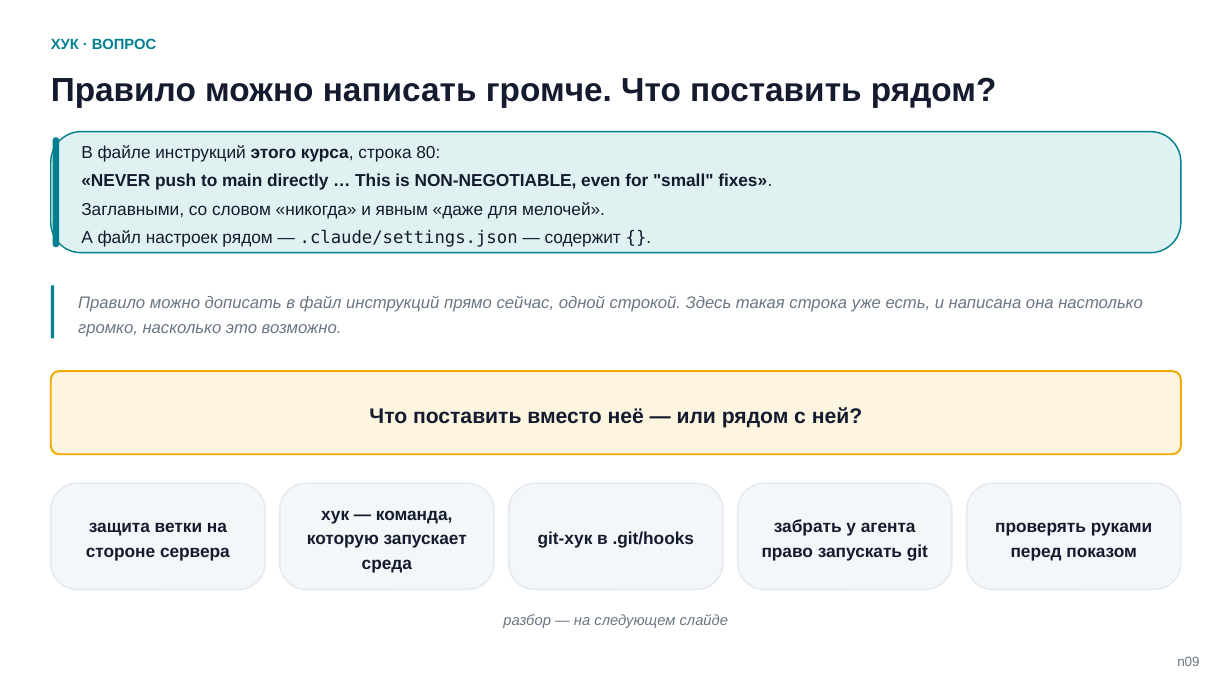
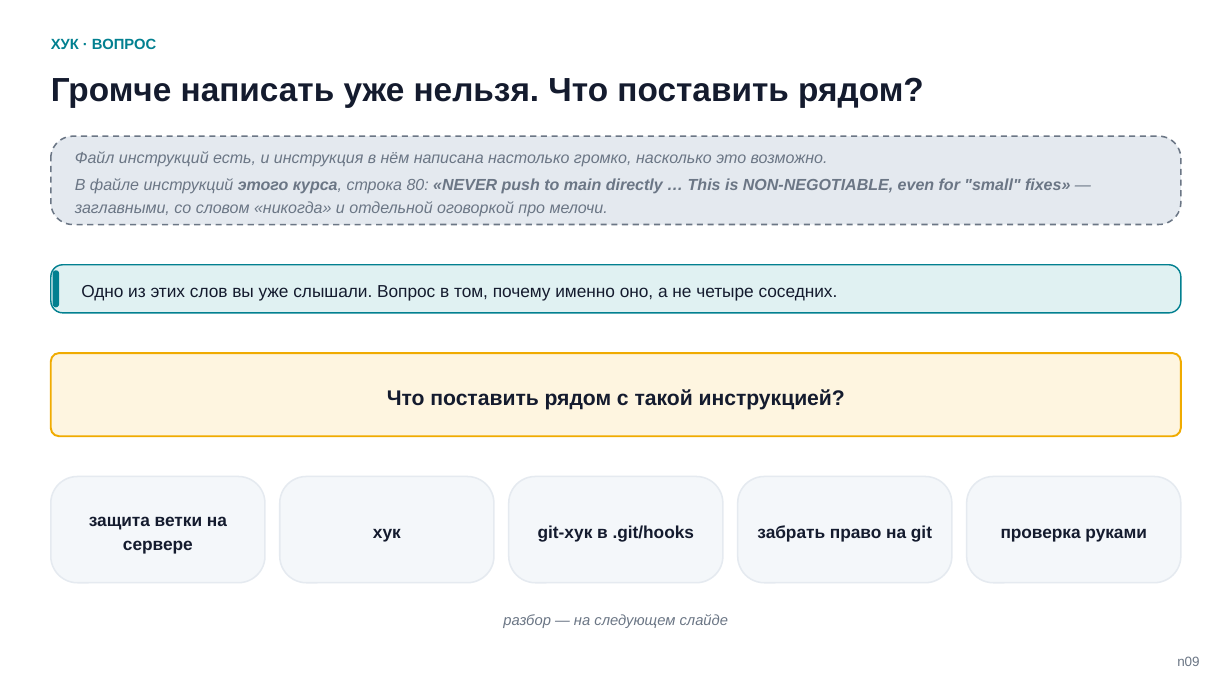
Before and after one commit to tellina-study/AI-usage-lessons, a slide deck: slide 9 of library/seminars/sem-05/rendered/sem-05.pptx. Drawn at 1232x693 pixels with LibreOffice and Linux fonts; fonts in the diff are those of the drawing. Boxes give left, top, right and bottom in pixels: in the first picture for what was removed or moved away, otherwise in the second. Text is boxed around its words. In the diff, an @@ line names an element or a change of style, - is before the commit and + after.

Commit message:
Кейс 1 доехал целиком: разбор по единой форме без подсветки, проектирование на три решения, готовый файл блоками #211

```diff
--- a/library/seminars/sem-05/rendered/sem-05.pptx
+++ b/library/seminars/sem-05/rendered/sem-05.pptx
@@ text at [51, 77, 924, 108]: text changed @@
-Правило можно написать громче. Что поставить рядом?
+Громче написать уже нельзя. Что поставить рядом?
@@ rounded rectangle: place and size @@
-rounded rectangle at [51, 131, 1181, 252]
+rounded rectangle at [51, 136, 1181, 225]
@@ rounded rectangle at [51, 136, 1181, 225]: fill #E0F1F2 to #E4E9EF; outline #028090 1.1 pt to #6B7685 1.2 pt dashed @@
@@ rounded rectangle removed at [53, 138, 59, 248] @@
@@ text at [75, 151, 1070, 217]: text changed; size 13.5 to 12.5 pt; text colour #141B2E to #6B7685; italic on @@
-В файле инструкций этого курса, строка 80:
-«NEVER push to main directly … This is NON-NEGOTIABLE, even for "small" fixes».
-Заглавными, со словом «никогда» и явным «даже для мелочей».
-А файл настроек рядом — .claude/settings.json — содержит {}.
+Файл инструкций есть, и инструкция в нём написана настолько громко, насколько это возможно.
+В файле инструкций этого курса, строка 80: «NEVER push to main directly … This is NON-NEGOTIABLE, even for "small" fixes» — заглавными, со словом «никогда» и отдельной оговоркой про мелочи.
@@ rounded rectangle added at [51, 265, 1181, 313], fill #E0F1F2, outline #028090 1.1 pt @@
@@ rounded rectangle: place and size @@
-rounded rectangle at [51, 286, 55, 338]
+rounded rectangle at [53, 271, 59, 308]
@@ rounded rectangle at [53, 271, 59, 308]: rectangle to rounded rectangle @@
@@ text at [81, 285, 838, 301]: text changed; size 13 to 13.5 pt; text colour #6B7685 to #141B2E; italic off @@
-Правило можно дописать в файл инструкций прямо сейчас, одной строкой. Здесь такая строка уже есть, и написана она настолько громко, насколько это возможно.
+Одно из этих слов вы уже слышали. Вопрос в том, почему именно оно, а не четыре соседних.
@@ rounded rectangle: place and size @@
-rounded rectangle at [51, 372, 1181, 455]
+rounded rectangle at [51, 353, 1181, 436]
@@ text at [387, 389, 845, 410]: text changed @@
-Что поставить вместо неё — или рядом с ней?
+Что поставить рядом с такой инструкцией?
@@ 5 rounded rectangles, 1 text: place and size @@
-5 rounded rectangles, 1 text at [51, 483, 1181, 590]
+5 rounded rectangles, 1 text at [51, 477, 1181, 583]
@@ text at [89, 516, 227, 554]: text changed @@
-защита ветки на стороне сервера
+защита ветки на сервере
@@ text at [373, 529, 401, 542]: text changed @@
-хук — команда, которую запускает среда
+хук
@@ text at [757, 525, 932, 542]: text changed @@
-забрать у агента право запускать git
+забрать право на git
@@ text at [1001, 528, 1146, 542]: text changed @@
-проверять руками перед показом
+проверка руками
```
Also in this commit, not shown: 2 other slides changed, 4 slides added, 4 slides removed, 10 other files.
